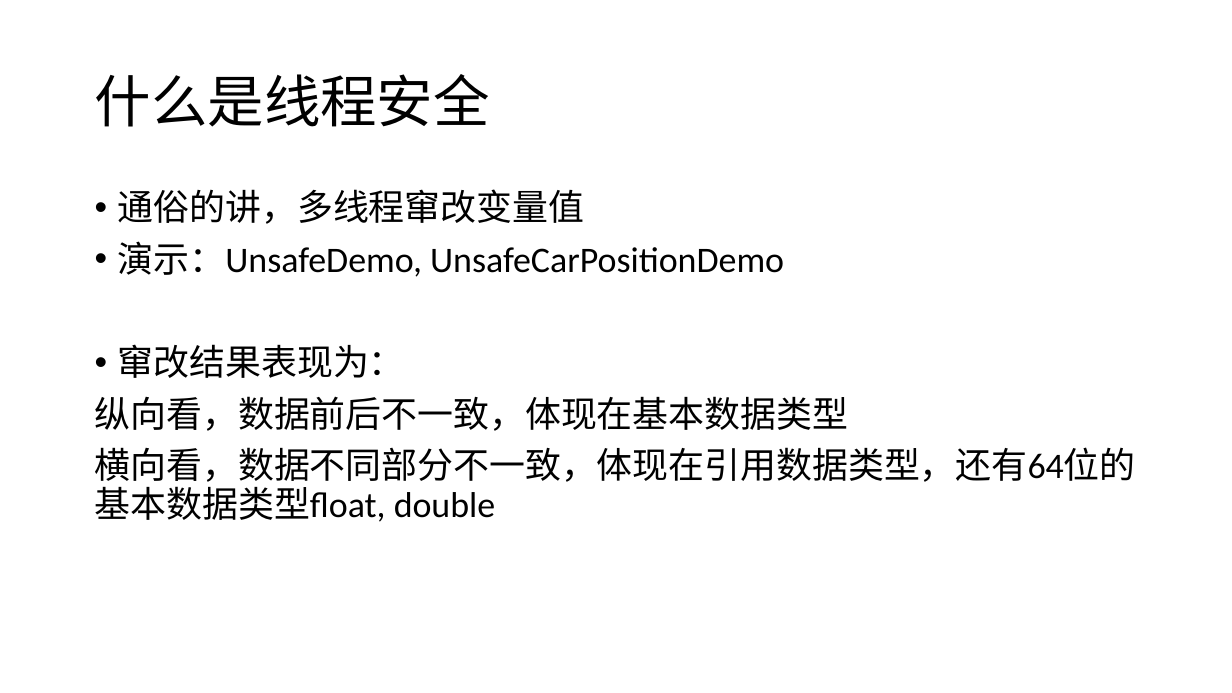
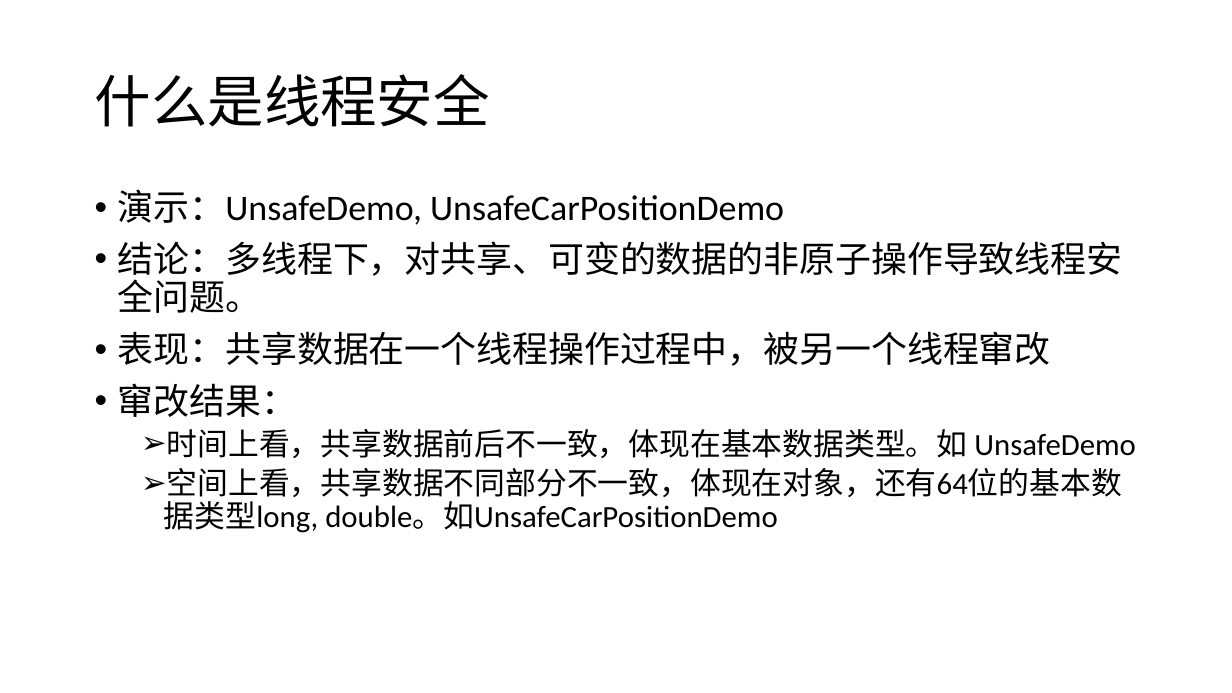
Before and after one commit to GerogeLeon/multithread_demo, a slide deck: slide 3 of JAVA并发编程.pptx. Drawn at 1232x693 pixels with LibreOffice and Linux fonts; fonts in the diff are those of the drawing. Boxes give left, top, right and bottom in pixels: in the first picture for what was removed or moved away, otherwise in the second. Text is boxed around its words. In the diff, an @@ line names an element or a change of style, - is before the commit and + after.

```diff
--- a/JAVA并发编程.pptx
+++ b/JAVA并发编程.pptx
@@ text at bbox=[118, 189, 585, 224]: paragraph removed @@
-• 通俗的讲，多线程窜改变量值
@@ text at bbox=[118, 241, 1136, 529]: text changed; size 28 to 24 pt @@
-• 窜改结果表现为：
-纵向看，数据前后不一致，体现在基本数据类型
-横向看，数据不同部分不一致，体现在引用数据类型，还有64位的基本数据类型float, double
+• 结论：多线程下，对共享、可变的数据的非原子操作导致线程安全问题。
+• 表现：共享数据在一个线程操作过程中，被另一个线程窜改
+• 窜改结果：
+  ➢ 时间上看，共享数据前后不一致，体现在基本数据类型。如 UnsafeDemo
+  ➢ 空间上看，共享数据不同部分不一致，体现在对象，还有64位的基本数据类型long, double。如UnsafeCarPositionDemo
```
Also in this commit, not shown: 4 other slides changed, 2 slides added, 1 slide removed, 5 other files.
